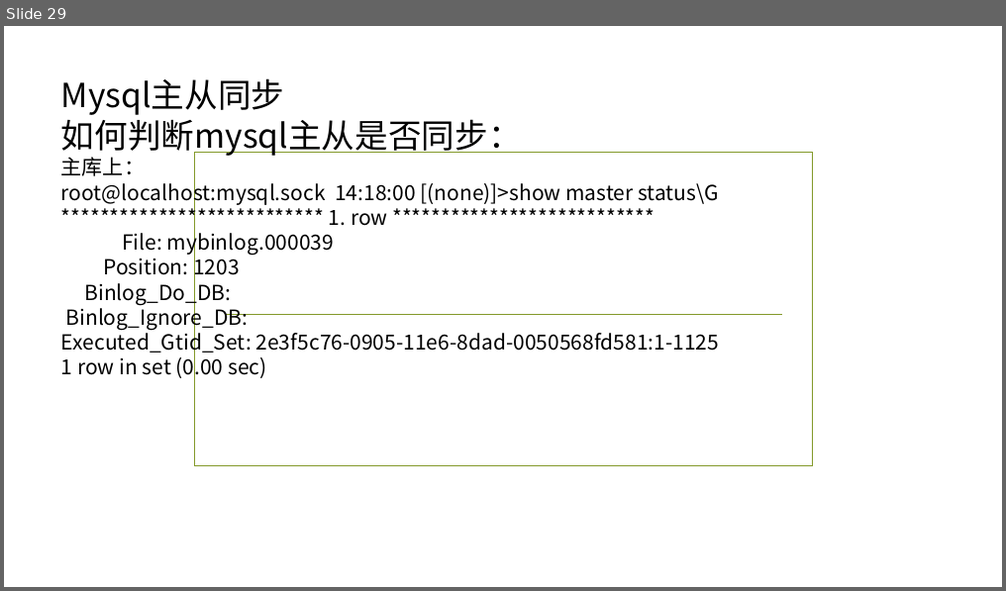
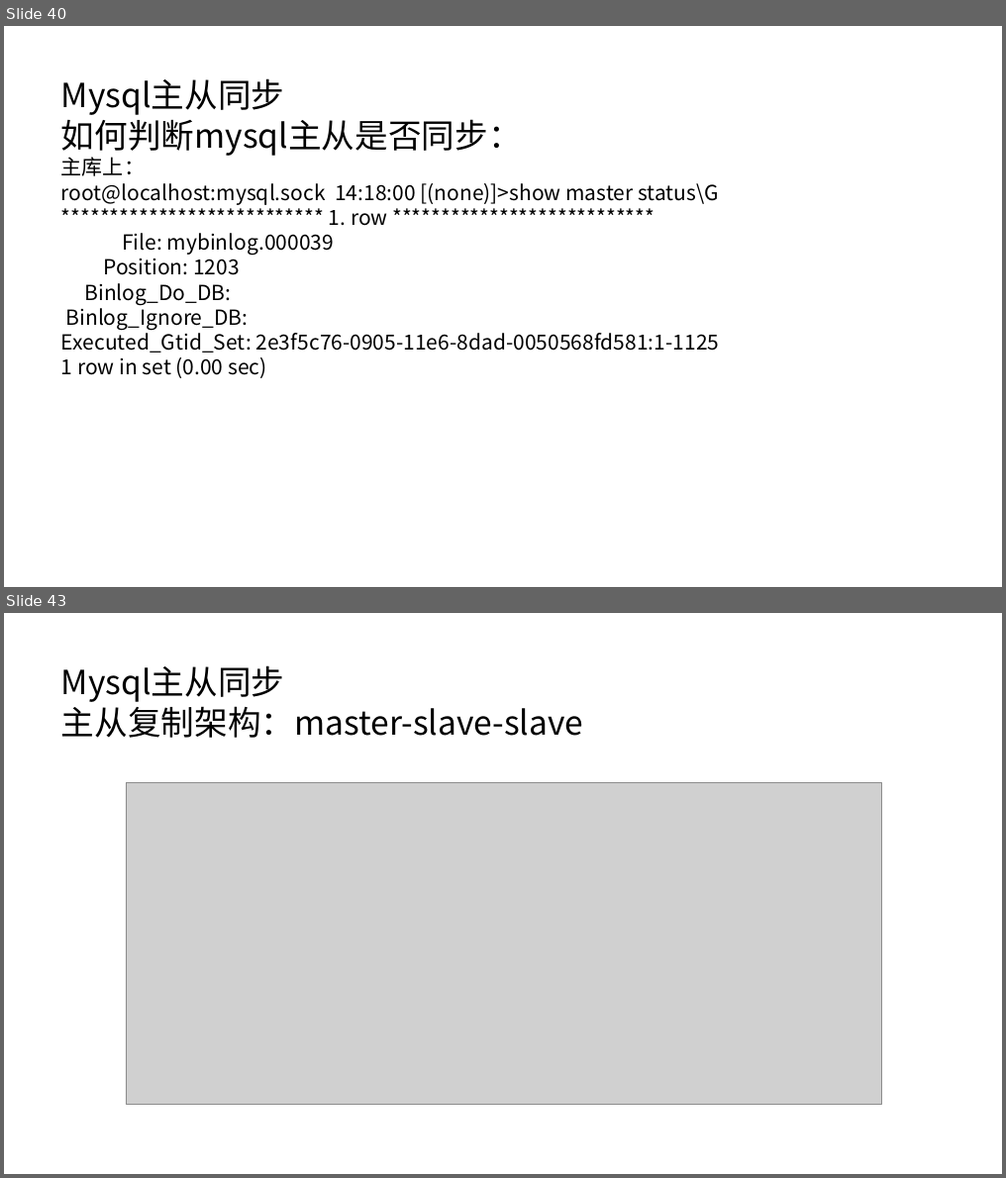
Before and after one commit to ronghuaihai/sharefiles, a slide deck: 数据库演示.pptx. Shown one above the other, each under a label of ours: slide 29 before the commit, slides 40 and 43 after it; the slides between them are not shown. The pictures are 1006x591 and 1006x1178 pixels, drawn with LibreOffice and Linux fonts; fonts in the diff are those of the drawing; grey boxes stand for pictures; background and template pictures are left out. Boxes give left, top, right and bottom in pixels: in the first picture for what was removed or moved away, otherwise in the second. Text is boxed around its words. In the diff, an @@ line names an element or a change of style, - is before the commit and + after.

```diff
--- a/数据库演示.pptx
+++ b/数据库演示.pptx
@@ slide 43 added at bbox=[4, 613, 1002, 1174], background picture (left out) @@
@@ text added at bbox=[61, 665, 583, 738], 32 pt, text #000000 @@
+Mysql主从同步
+主从复制架构：master-slave-slave
@@ picture added at bbox=[126, 783, 882, 1105] @@
@@ what was slide 29 is now slide 40 @@
@@ slide 40 changed as well @@
@@ rectangle removed at bbox=[195, 153, 813, 467] @@
@@ line removed from (224, 314) to (782, 314) @@
```
Also in this commit, not shown: 33 other slides changed, 16 other slides added, 1 slide removed, 57 other files.
